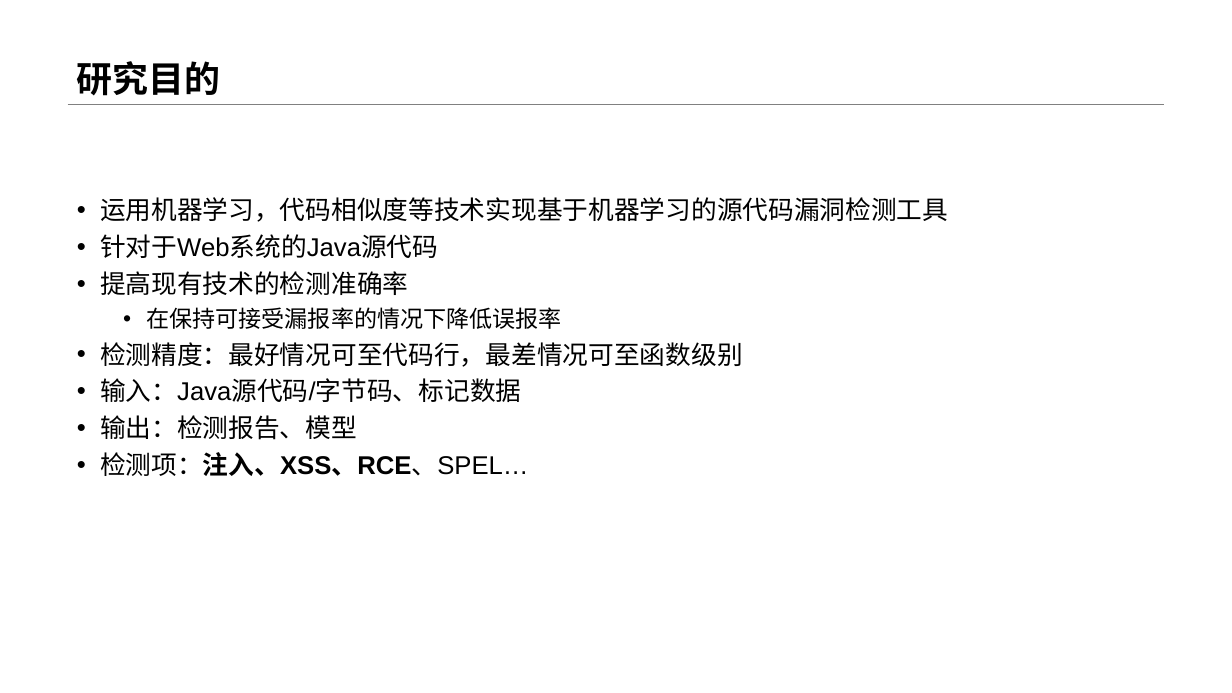
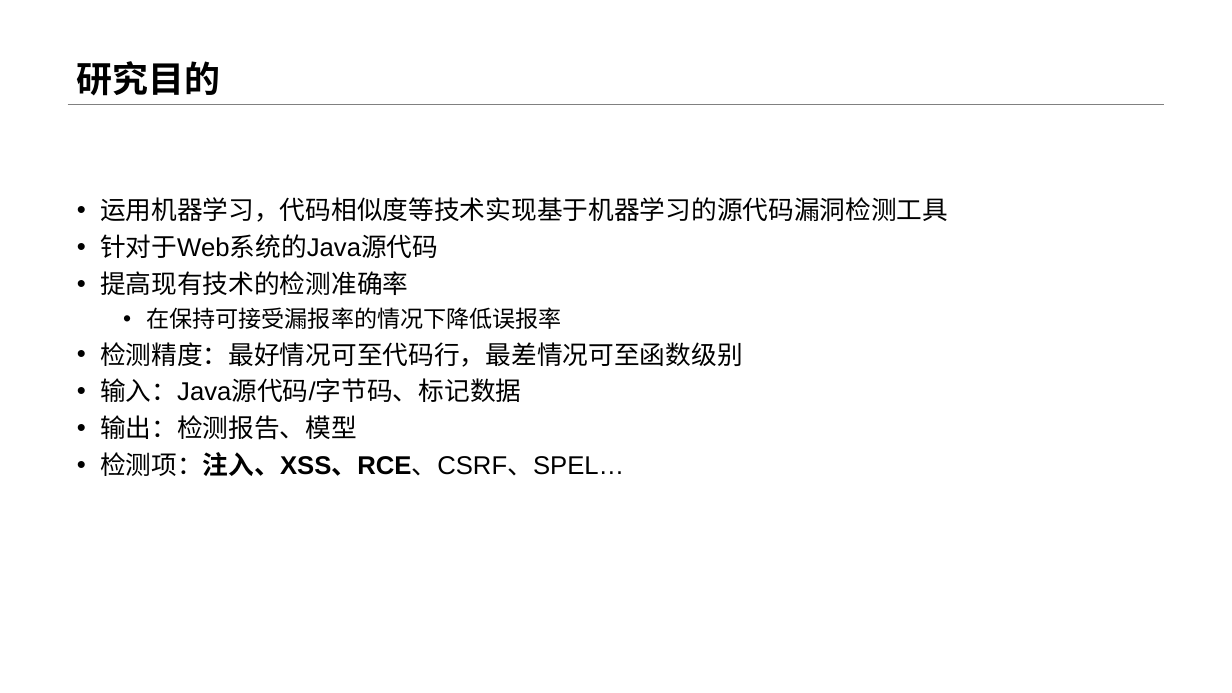
Before and after one commit to Anemone95/MLDetectVuln, a slide deck: slide 8 of 开题/基于深度学习的漏洞扫描系统.pptx. Drawn at 1232x693 pixels with LibreOffice and Linux fonts; fonts in the diff are those of the drawing. Boxes give left, top, right and bottom in pixels: in the first picture for what was removed or moved away, otherwise in the second. Text is boxed around its words. In the diff, an @@ line names an element or a change of style, - is before the commit and + after.

```diff
--- a/开题/基于深度学习的漏洞扫描系统.pptx
+++ b/开题/基于深度学习的漏洞扫描系统.pptx
@@ text at bbox=[100, 452, 624, 476]: text changed @@
-• 检测项：注入、XSS、RCE、SPEL…
+• 检测项：注入、XSS、RCE、CSRF、SPEL…
```
Also in this commit, not shown: 6 other slides changed, 2 slides added, 1 slide removed, 12 other files.
